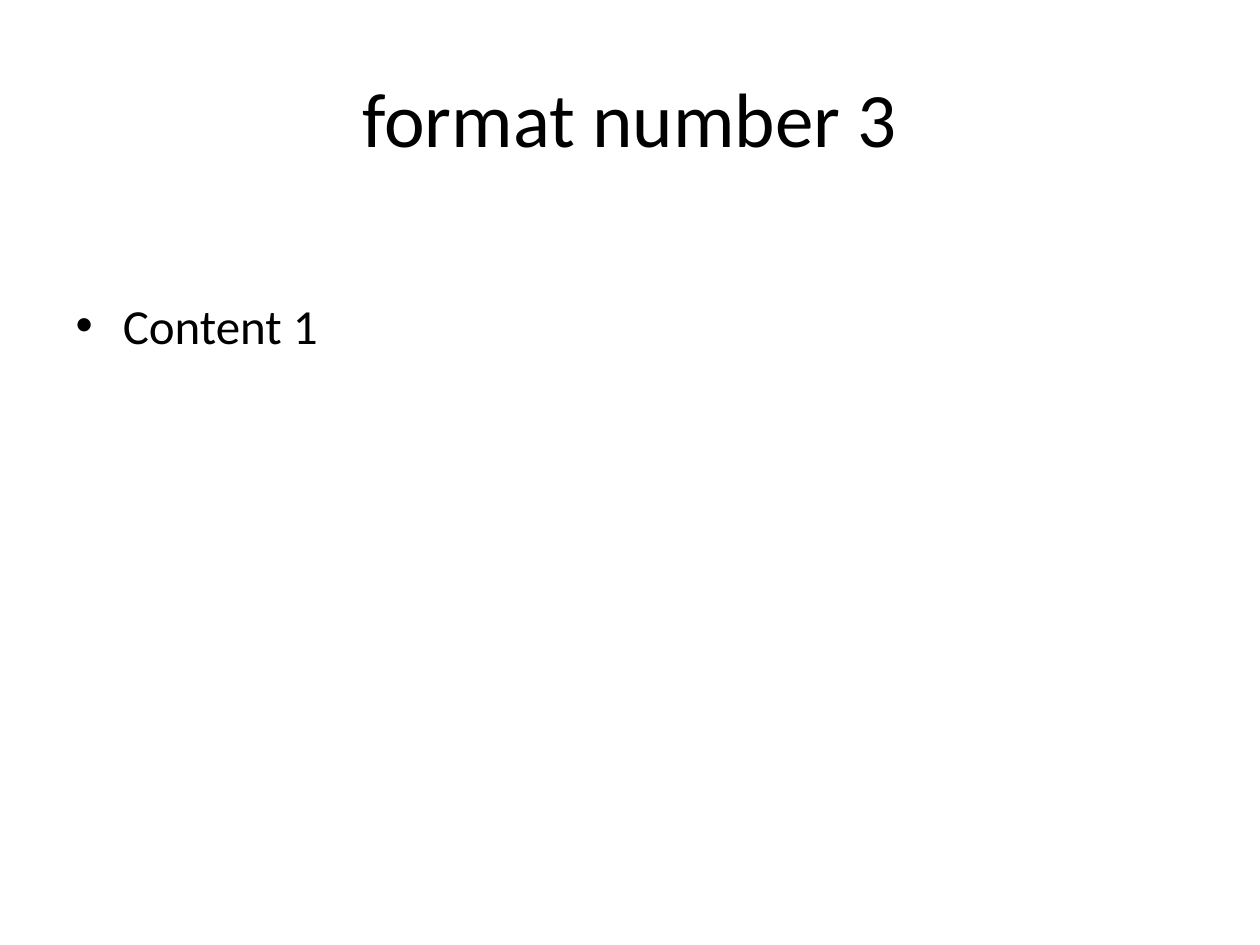
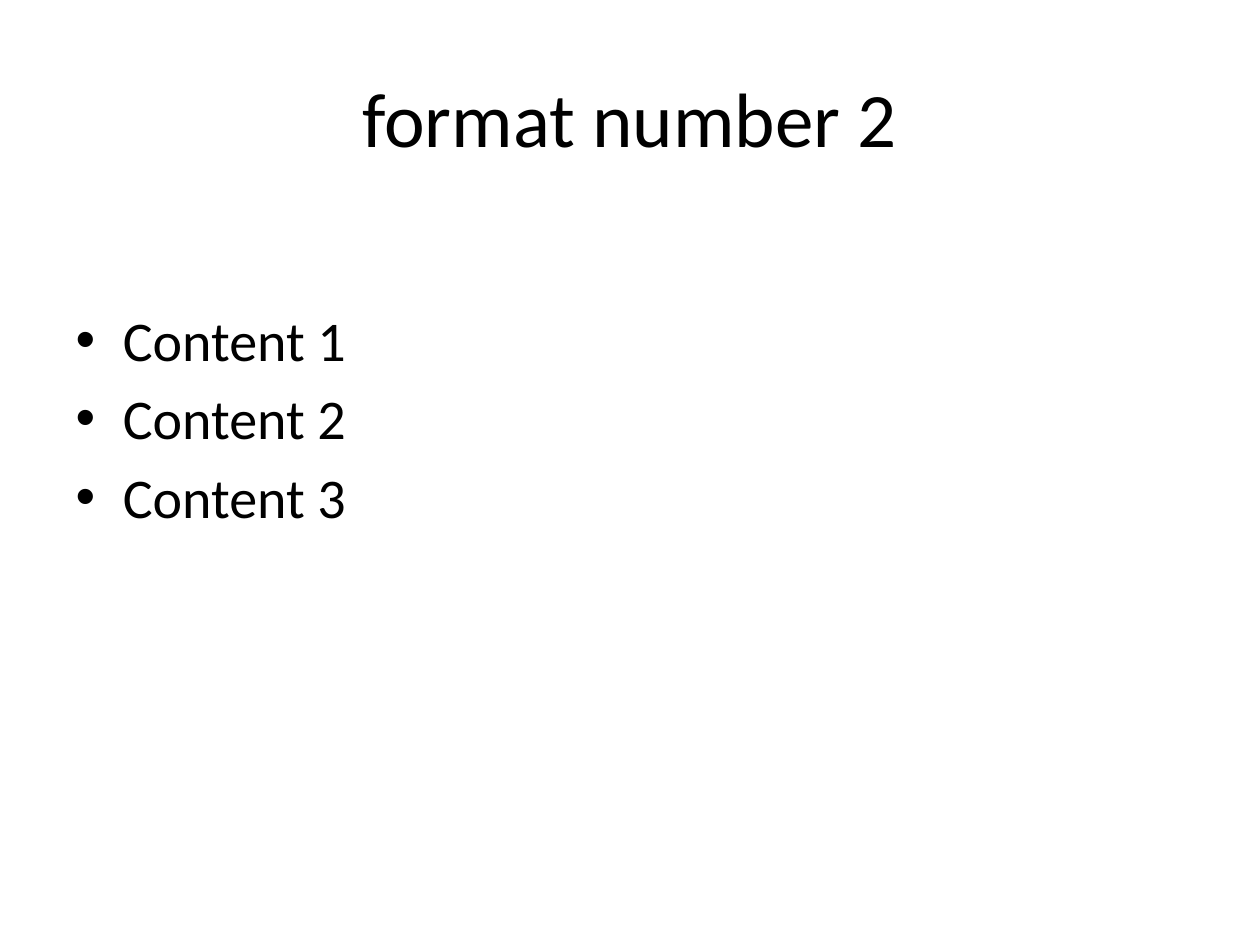
Before and after one commit to BenjaminCole1/Slide-Compile, a slide deck: slide 2 of Formats/Formats.pptx (slide 3 before the commit). Drawn at 1260x945 pixels with LibreOffice and Linux fonts; fonts in the diff are those of the drawing. Boxes give left, top, right and bottom in pixels: in the first picture for what was removed or moved away, otherwise in the second. Text is boxed around its words. In the diff, an @@ line names an element or a change of style, - is before the commit and + after.

```diff
--- a/Formats/Formats.pptx
+++ b/Formats/Formats.pptx
@@ title at box(362, 93, 897, 148): text changed @@
-format number 3
+format number 2
@@ text at box(123, 324, 345, 362): size 28 to 32 pt in "Content 1" @@
@@ text at box(123, 402, 345, 519): paragraphs added @@
+• Content 2
+• Content 3
```
Also in this commit, not shown: 6 other slides changed.
